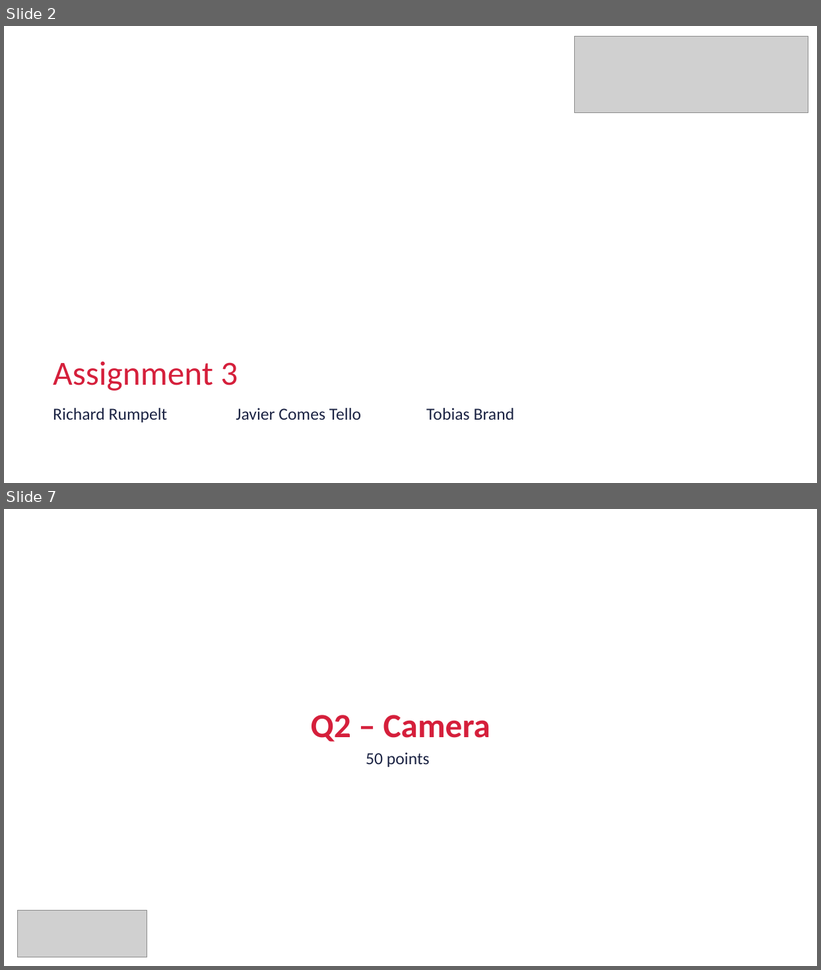
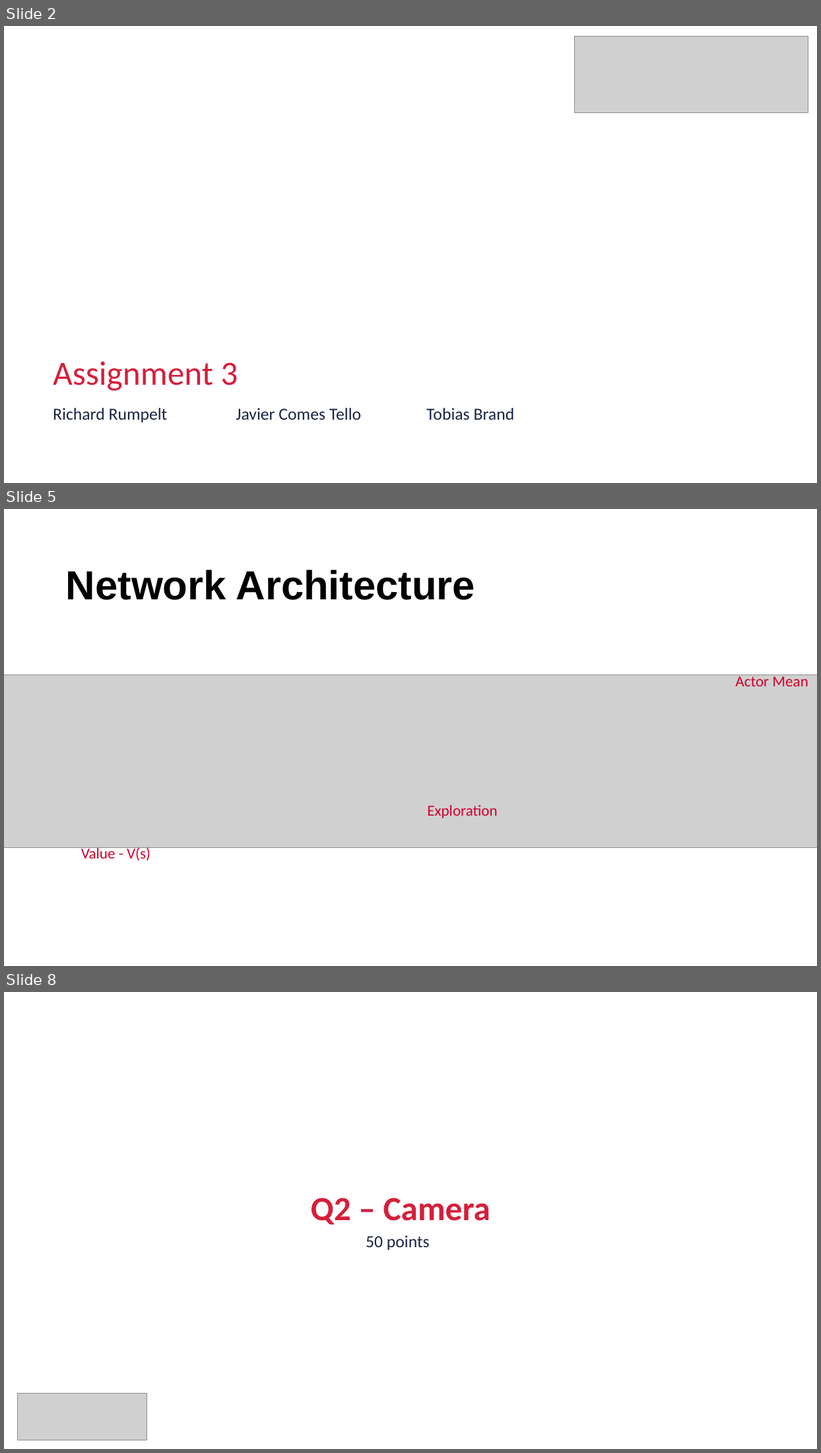
Before and after one commit to Ricrump/MAS512-Assignment3, a slide deck: MAS512_assignment2_gr3.pptx. Shown one above the other, each under a label of ours: slides 2 and 7 before the commit, slides 2, 5 and 8 after it; the slides between them are not shown. The pictures are 821x970 and 821x1453 pixels, drawn with LibreOffice and Linux fonts; fonts in the diff are those of the drawing; grey boxes stand for pictures; background and template pictures are left out. Boxes give left, top, right and bottom in pixels: in the first picture for what was removed or moved away, otherwise in the second. Text is boxed around its words. In the diff, an @@ line names an element or a change of style, - is before the commit and + after.

```diff
--- a/MAS512_assignment2_gr3.pptx
+++ b/MAS512_assignment2_gr3.pptx
@@ slide 5 added at <box>4,509,817,966</box>, background #FFFFFF @@
@@ title added at <box>66,570,476,600</box>, 48 pt, text #000000, bold @@
+Network Architecture
@@ picture added at <box>4,675,817,848</box> @@
@@ text added at <box>735,673,808,687</box>, 18 pt, text #D1002C @@
+Actor Mean
@@ text added at <box>427,805,497,819</box>, 18 pt, text #D1002C @@
+Exploration
@@ text added at <box>81,846,151,861</box>, 18 pt, text #D1002C @@
+Value - V(s)
@@ what was slide 7 is now slide 8 @@
```
Also in this commit, not shown: 4 slides changed.
